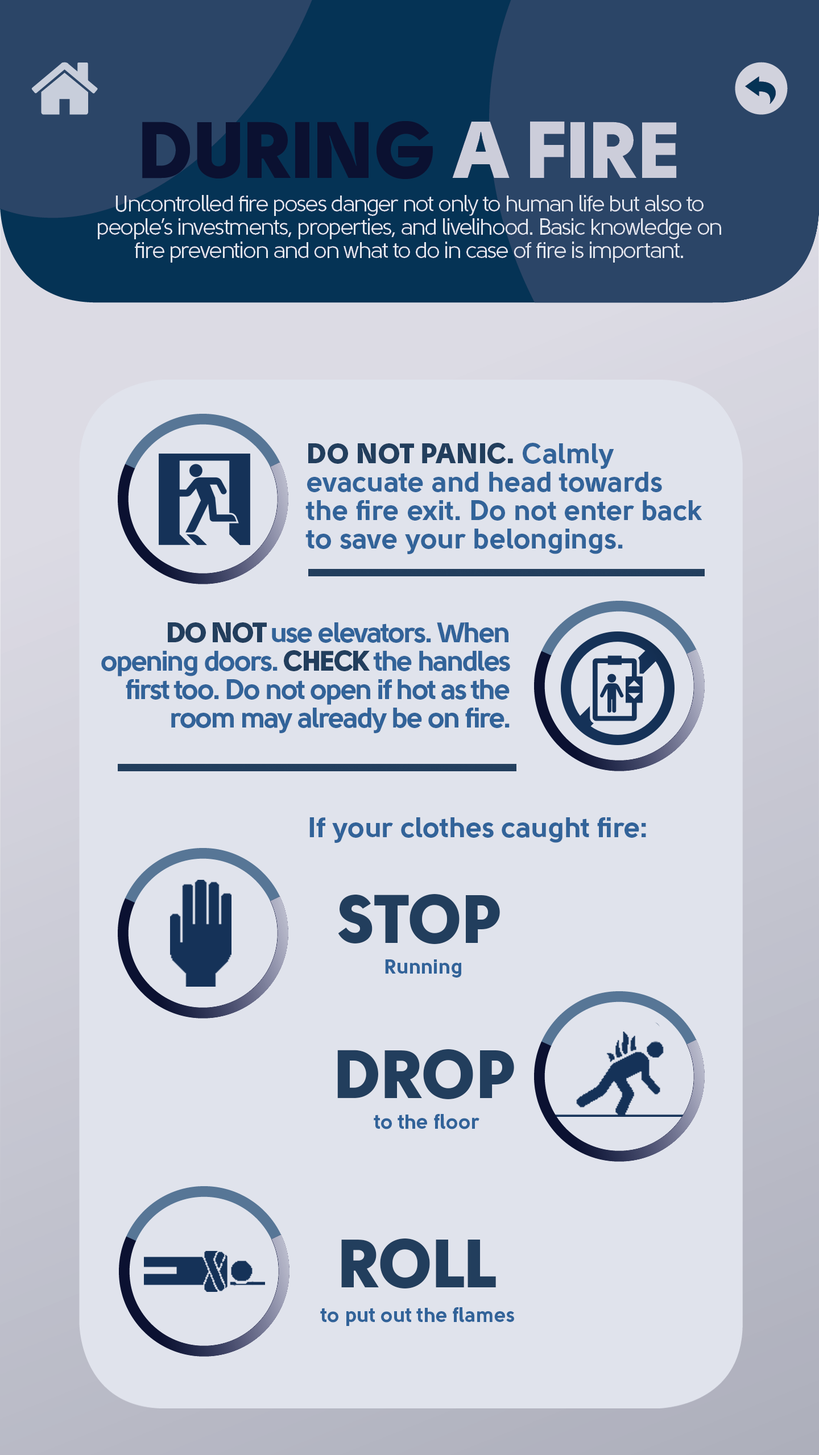
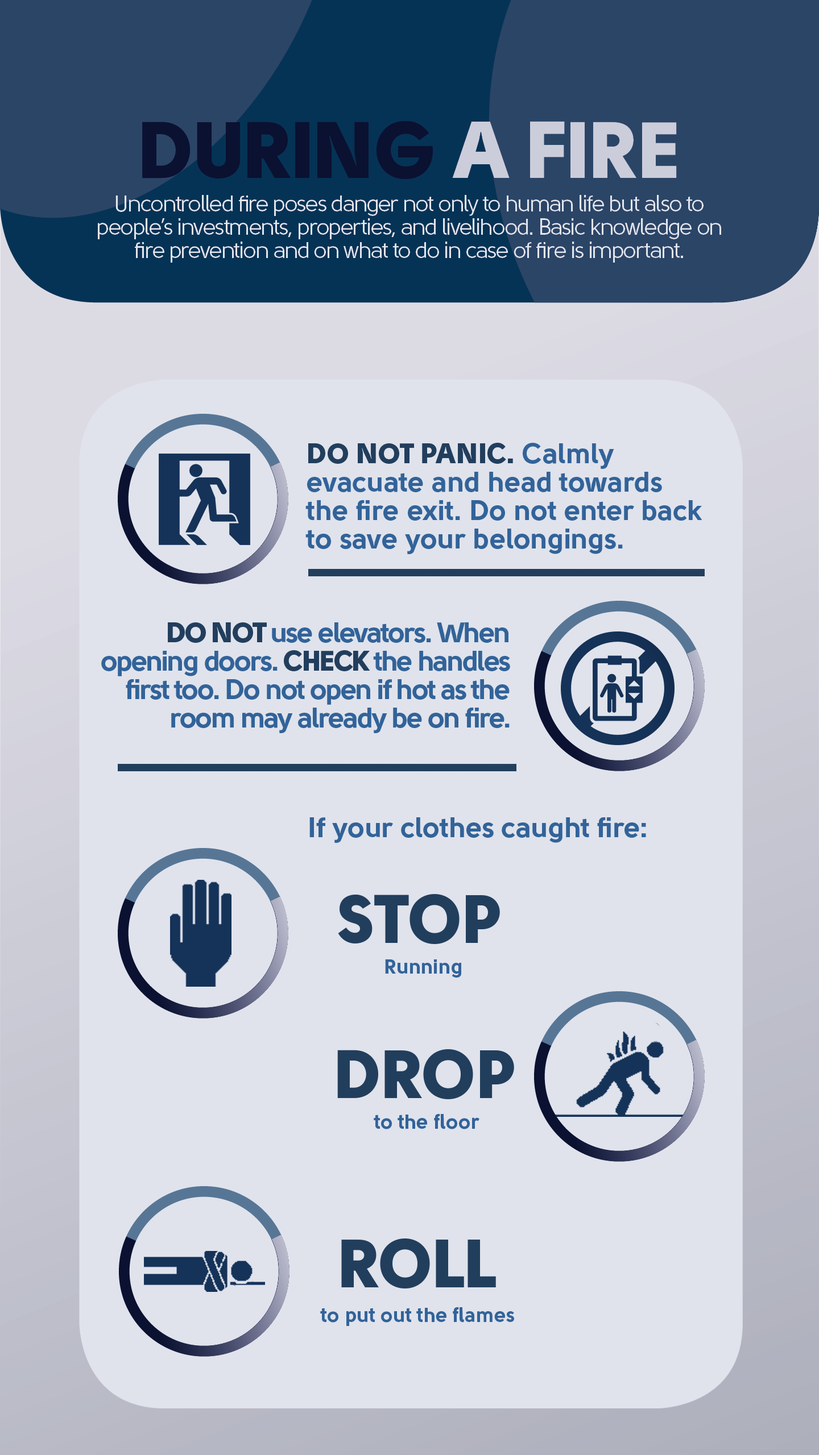
The second w=819, h=1455 image is a revision of the first. Changes to its layers:
hid "home" over [31, 61, 98, 115]
hid "back" over [734, 61, 788, 115]
